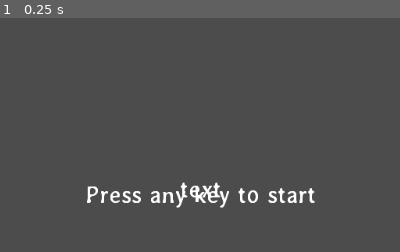
Above: before the commit, frame 1.
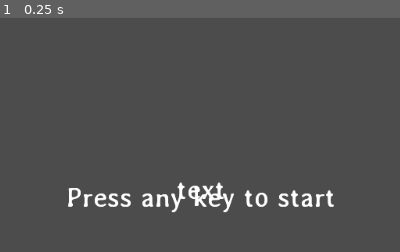
Above: after the commit, the same moment.

Repository: nwallenfang/emberguard
Game: Godot game, scene res://UI/UI.tscn
Two runs of this game, one before a commit and one after it. Both use one fixed random seed, a clock stepped at 60 frames per second and the inputs below. This scene is started directly instead of the project's main scene.
Inputs:
- Up to frame 1 (0.25 s): no input
The pictures show only the part of the screen within x 25-75%, y 50-100%; the shares and areas given below are measured in that part.

The runs differ from the first frame. In frame 1, 2.9% of the frame differs, in the area x 17-84%, y 70-84%.
Error in both runs: Attempt to call function 'set_fire_percent' in base 'null instance' on a null instance. (res://Logic/Game.gd:49)

Commit message:
sound sliders

Diff:
--- a/UI/UI.gd
+++ b/UI/UI.gd
@@ -22,7 +22,7 @@
 		# dont pause if it's game over
 		if not $CenterContainer/GameOverBox.visible:
 			get_tree().paused = not get_tree().paused
-			$CenterContainer/PausedLabel.visible = get_tree().paused
+			$PauseView.visible = get_tree().paused
 
 	update_wagon_marker()
 
@@ -91,3 +91,13 @@
 func set_interact_text(text:String):
 	$InteractLabel.visible = text != ""
 	$InteractLabel.text = "Press E to " + text
+
+
+func _on_SFXSlider_value_changed(value: float) -> void:
+	var index = AudioServer.get_bus_index("SFX")
+	AudioServer.set_bus_volume_db(index, linear2db(value))
+
+
+func _on_MusicSlider_value_changed(value: float) -> void:
+	var index = AudioServer.get_bus_index("Music")
+	AudioServer.set_bus_volume_db(index, linear2db(value))
--- a/UI/UI.tscn
+++ b/UI/UI.tscn
@@ -9,6 +9,19 @@
 [sub_resource type="DynamicFont" id=1]
 size = 30
 extra_spacing_bottom = 9
+font_data = ExtResource( 3 )
+
+[sub_resource type="DynamicFont" id=4]
+size = 52
+font_data = ExtResource( 3 )
+
+[sub_resource type="DynamicFont" id=3]
+size = 23
+font_data = ExtResource( 3 )
+
+[sub_resource type="DynamicFont" id=2]
+size = 23
+outline_color = Color( 0.92549, 0.729412, 0.729412, 1 )
 font_data = ExtResource( 3 )
 
 [node name="UI" type="CanvasLayer"]
@@ -61,18 +74,6 @@
 theme = ExtResource( 2 )
 text = "Restart"
 
-[node name="PausedLabel" type="Label" parent="CenterContainer"]
-visible = false
-margin_left = -25.0
-margin_top = 6.0
-margin_right = 213.0
-margin_bottom = 77.0
-theme = ExtResource( 2 )
-text = "PAUSED
-[ESC] to unpause"
-align = 1
-valign = 1
-
 [node name="InteractLabel" type="Label" parent="."]
 anchor_top = 1.0
 anchor_right = 1.0
@@ -110,4 +111,91 @@
 align = 1
 valign = 1
 
+[node name="PauseView" type="Control" parent="."]
+visible = false
+anchor_right = 1.0
+anchor_bottom = 1.0
+
+[node name="ColorRect" type="ColorRect" parent="PauseView"]
+anchor_right = 1.0
+anchor_bottom = 1.0
+margin_right = 40.0
+margin_bottom = 40.0
+color = Color( 0, 0, 0, 0.756863 )
+
+[node name="CenterContainer" type="CenterContainer" parent="PauseView/ColorRect"]
+margin_left = 393.0
+margin_top = 239.0
+margin_right = 631.0
+margin_bottom = 360.0
+
+[node name="VBoxContainer" type="VBoxContainer" parent="PauseView/ColorRect/CenterContainer"]
+margin_left = 22.0
+margin_right = 215.0
+margin_bottom = 188.0
+
+[node name="PausedLabel" type="Label" parent="PauseView/ColorRect/CenterContainer/VBoxContainer"]
+margin_right = 193.0
+margin_bottom = 58.0
+theme = ExtResource( 2 )
+custom_fonts/font = SubResource( 4 )
+text = "PAUSED"
+align = 1
+valign = 1
+
+[node name="PausedLabel2" type="Label" parent="PauseView/ColorRect/CenterContainer/VBoxContainer"]
+margin_top = 62.0
+margin_right = 193.0
+margin_bottom = 88.0
+theme = ExtResource( 2 )
+custom_fonts/font = SubResource( 3 )
+text = "[ESC] to unpause"
+align = 1
+valign = 1
+
+[node name="GridContainer" type="GridContainer" parent="PauseView/ColorRect/CenterContainer/VBoxContainer"]
+margin_top = 92.0
+margin_right = 193.0
+margin_bottom = 188.0
+
+[node name="MusicLabel" type="Label" parent="PauseView/ColorRect/CenterContainer/VBoxContainer/GridContainer"]
+margin_right = 193.0
+margin_bottom = 26.0
+theme = ExtResource( 2 )
+custom_fonts/font = SubResource( 2 )
+text = "Music "
+align = 1
+valign = 1
+
+[node name="MusicSlider" type="HSlider" parent="PauseView/ColorRect/CenterContainer/VBoxContainer/GridContainer"]
+margin_top = 30.0
+margin_right = 193.0
+margin_bottom = 46.0
+size_flags_horizontal = 3
+max_value = 1.0
+step = 0.02
+value = 0.8
+
+[node name="SFXLabel" type="Label" parent="PauseView/ColorRect/CenterContainer/VBoxContainer/GridContainer"]
+margin_top = 50.0
+margin_right = 193.0
+margin_bottom = 76.0
+theme = ExtResource( 2 )
+custom_fonts/font = SubResource( 2 )
+text = "Sound Effects"
+align = 1
+valign = 1
+
+[node name="SFXSlider" type="HSlider" parent="PauseView/ColorRect/CenterContainer/VBoxContainer/GridContainer"]
+margin_top = 80.0
+margin_right = 193.0
+margin_bottom = 96.0
+grow_horizontal = 2
+size_flags_horizontal = 3
+max_value = 1.0
+step = 0.02
+value = 0.8
+
 [connection signal="pressed" from="CenterContainer/GameOverBox/RestartButton" to="." method="_on_RestartButton_pressed"]
+[connection signal="value_changed" from="PauseView/ColorRect/CenterContainer/VBoxContainer/GridContainer/MusicSlider" to="." method="_on_MusicSlider_value_changed"]
+[connection signal="value_changed" from="PauseView/ColorRect/CenterContainer/VBoxContainer/GridContainer/SFXSlider" to="." method="_on_SFXSlider_value_changed"]
--- a/our_font.tres
+++ b/our_font.tres
@@ -3,5 +3,5 @@
 [ext_resource path="res://Assets/Sprites/Averia-Regular.ttf" type="DynamicFontData" id=1]
 
 [resource]
-size = 30
+size = 35
 font_data = ExtResource( 1 )
--- a/our_theme.tres
+++ b/our_theme.tres
@@ -4,3 +4,7 @@
 
 [resource]
 default_font = ExtResource( 1 )
+MarginContainer/constants/margin_bottom = 0
+MarginContainer/constants/margin_left = 0
+MarginContainer/constants/margin_right = 0
+MarginContainer/constants/margin_top = 0
Not shown: 1 places in UI/UI.tscn that only renumber resources
